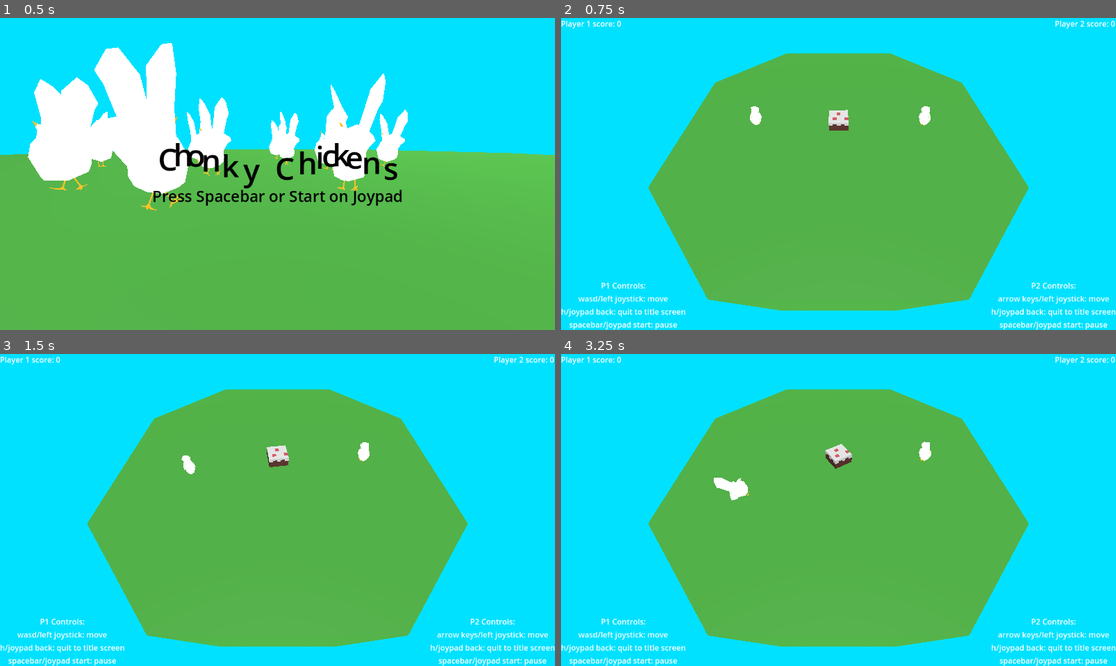
Above: before the commit, frames 1-4 (two rows, left to right).
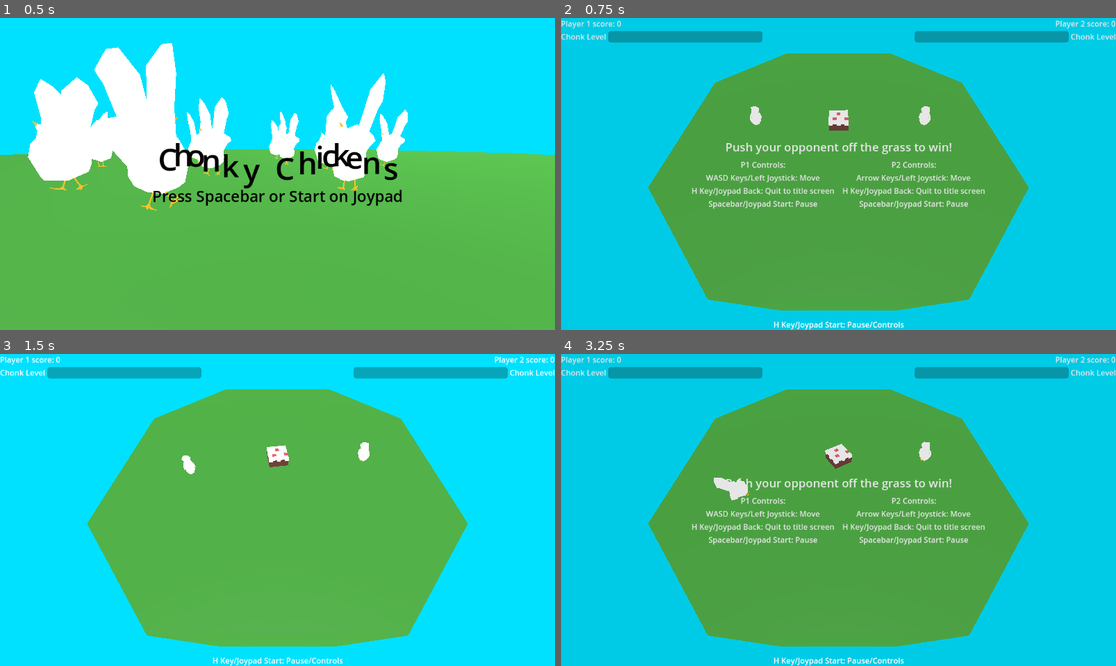
Above: after the commit, the same moments.

Repository: RudyFisher7/sumo_chickens
Game: Godot game, scene res://start_menu.tscn
Two runs of this game, one before a commit and one after it. Both use one fixed random seed, a clock stepped at 60 frames per second and the inputs below. Sound files missing from this copy of the repository are replaced by a short silence.
Inputs:
- Up to frame 1 (0.5 s): no input
- Up to frame 2 (0.75 s): tap Space at 0.5 s; hold D (ui_right) from 0.53 s (still down); hold Enter (ui_accept) from 0.53 s (still down)
- Up to frame 3 (1.5 s): release D (ui_right) at 1.28 s; release Enter (ui_accept) at 1.28 s; hold S (ui_down) from 1.28 s (still down); tap Enter (ui_accept) at 1.35 s
- Up to frame 4 (3.25 s): tap Enter (ui_accept) at 1.52, 1.82, 2.85, 3.02 s; release S (ui_down) at 2.03 s; hold D (ui_right) 2.03-2.78 s; hold Enter (ui_accept) 2.03-2.78 s; hold W (ui_up) from 2.78 s (still down)

Frame 1 is identical in both runs. In frame 2, 58% of the frame differs, in the area x 0-100%, y 0-100%; in frame 3, 4.1%; in frame 4, 58%.

Commit message:
progress bar. pause menu touch ups

Diff:
--- a/Chicken/chicken_3d.gd
+++ b/Chicken/chicken_3d.gd
@@ -1,5 +1,8 @@
 class_name Chicken3D
 extends CharacterBody3D
+
+
+signal chonk_level_increased(value: float)
 
 
 const SPEED: float = 10.0
@@ -22,7 +25,14 @@
 
 var _joypad_id: int = 0
 
-var sumo_size: float = 0.0
+var _sumo_size: float = 0.0
+var sumo_size: float:
+	set(value):
+		_sumo_size = value
+		chonk_level_increased.emit(value)
+	get:
+		return _sumo_size
+
 
 var _set_velocity: Vector3 = Vector3.ZERO
 var speed_x: float = 0.0
--- a/Chicken/chicken_tester_3d.tscn
+++ b/Chicken/chicken_tester_3d.tscn
@@ -51,6 +51,22 @@
 		get_tree().change_scene_to_file(\"res://start_menu.tscn\")
 "
 
+[sub_resource type="GDScript" id="GDScript_dtjpj"]
+script/source = "extends ProgressBar
+
+
+func _on_character_body_3d_chonk_level_increased(in_value: float) -> void:
+	value = in_value
+"
+
+[sub_resource type="GDScript" id="GDScript_e4tt6"]
+script/source = "extends ProgressBar
+
+
+func _on_character_body_3d_2_chonk_level_increased(in_value: float) -> void:
+	value = in_value
+"
+
 [sub_resource type="CylinderShape3D" id="CylinderShape3D_qk4mr"]
 height = 0.75
 
@@ -108,85 +124,78 @@
 grow_horizontal = 2
 grow_vertical = 2
 
-[node name="VBoxContainer" type="VBoxContainer" parent="Control"]
-layout_mode = 1
-anchors_preset = 2
-anchor_top = 1.0
-anchor_bottom = 1.0
-offset_top = -40.0
-offset_right = 40.0
-grow_vertical = 0
-
-[node name="Label" type="Label" parent="Control/VBoxContainer"]
+[node name="VBoxContainer5" type="VBoxContainer" parent="Control"]
+visible = false
+layout_mode = 1
+anchors_preset = 8
+anchor_left = 0.5
+anchor_top = 0.5
+anchor_right = 0.5
+anchor_bottom = 0.5
+offset_left = -261.0
+offset_top = -73.0
+offset_right = 261.0
+offset_bottom = 73.0
+grow_horizontal = 2
+grow_vertical = 2
+theme_override_constants/separation = 8
+
+[node name="Label" type="Label" parent="Control/VBoxContainer5"]
+layout_mode = 2
+theme_override_font_sizes/font_size = 24
+text = "Push your opponent off the grass to win!"
+horizontal_alignment = 1
+
+[node name="HBoxContainer" type="HBoxContainer" parent="Control/VBoxContainer5"]
+layout_mode = 2
+theme_override_constants/separation = 16
+alignment = 1
+
+[node name="VBoxContainer" type="VBoxContainer" parent="Control/VBoxContainer5/HBoxContainer"]
+layout_mode = 2
+
+[node name="Label" type="Label" parent="Control/VBoxContainer5/HBoxContainer/VBoxContainer"]
 layout_mode = 2
 text = "P1 Controls:"
 horizontal_alignment = 1
 
-[node name="Label3" type="Label" parent="Control/VBoxContainer"]
-layout_mode = 2
-text = "wasd/left joystick: move"
-horizontal_alignment = 1
-
-[node name="Label2" type="Label" parent="Control/VBoxContainer"]
-layout_mode = 2
-text = "h/joypad back: quit to title screen"
-horizontal_alignment = 1
-
-[node name="Label4" type="Label" parent="Control/VBoxContainer"]
-layout_mode = 2
-text = "spacebar/joypad start: pause"
-horizontal_alignment = 1
-
-[node name="VBoxContainer2" type="VBoxContainer" parent="Control"]
-layout_mode = 1
-anchors_preset = 3
-anchor_left = 1.0
-anchor_top = 1.0
-anchor_right = 1.0
-anchor_bottom = 1.0
-offset_left = -259.0
-offset_top = -86.0
-grow_horizontal = 0
-grow_vertical = 0
-
-[node name="Label" type="Label" parent="Control/VBoxContainer2"]
+[node name="Label3" type="Label" parent="Control/VBoxContainer5/HBoxContainer/VBoxContainer"]
+layout_mode = 2
+text = "WASD Keys/Left Joystick: Move"
+horizontal_alignment = 1
+
+[node name="Label2" type="Label" parent="Control/VBoxContainer5/HBoxContainer/VBoxContainer"]
+layout_mode = 2
+text = "H Key/Joypad Back: Quit to title screen"
+horizontal_alignment = 1
+
+[node name="Label4" type="Label" parent="Control/VBoxContainer5/HBoxContainer/VBoxContainer"]
+layout_mode = 2
+text = "Spacebar/Joypad Start: Pause"
+horizontal_alignment = 1
+
+[node name="VBoxContainer2" type="VBoxContainer" parent="Control/VBoxContainer5/HBoxContainer"]
+layout_mode = 2
+
+[node name="Label" type="Label" parent="Control/VBoxContainer5/HBoxContainer/VBoxContainer2"]
 layout_mode = 2
 text = "P2 Controls:"
 horizontal_alignment = 1
 
-[node name="Label3" type="Label" parent="Control/VBoxContainer2"]
-layout_mode = 2
-text = "arrow keys/left joystick: move"
-horizontal_alignment = 1
-
-[node name="Label2" type="Label" parent="Control/VBoxContainer2"]
-layout_mode = 2
-text = "h/joypad back: quit to title screen"
-horizontal_alignment = 1
-
-[node name="Label5" type="Label" parent="Control/VBoxContainer2"]
-layout_mode = 2
-text = "spacebar/joypad start: pause"
-horizontal_alignment = 1
-
-[node name="Label" type="Label" parent="Control"]
-layout_mode = 1
-offset_right = 127.0
-offset_bottom = 26.0
-text = "Player 1 Score: 0"
-script = ExtResource("7_a46ib")
-
-[node name="Label2" type="Label" parent="Control"]
-layout_mode = 1
-anchors_preset = 1
-anchor_left = 1.0
-anchor_right = 1.0
-offset_left = -127.0
-offset_bottom = 26.0
-grow_horizontal = 0
-text = "Player 2 Score: 0"
-script = ExtResource("7_a46ib")
-player_id = 1
+[node name="Label3" type="Label" parent="Control/VBoxContainer5/HBoxContainer/VBoxContainer2"]
+layout_mode = 2
+text = "Arrow Keys/Left Joystick: Move"
+horizontal_alignment = 1
+
+[node name="Label2" type="Label" parent="Control/VBoxContainer5/HBoxContainer/VBoxContainer2"]
+layout_mode = 2
+text = "H Key/Joypad Back: Quit to title screen"
+horizontal_alignment = 1
+
+[node name="Label5" type="Label" parent="Control/VBoxContainer5/HBoxContainer/VBoxContainer2"]
+layout_mode = 2
+text = "Spacebar/Joypad Start: Pause"
+horizontal_alignment = 1
 
 [node name="Label3" type="RichTextLabel" parent="Control"]
 process_mode = 3
@@ -211,6 +220,91 @@
 scroll_active = false
 script = SubResource("GDScript_8j44e")
 
+[node name="VBoxContainer3" type="VBoxContainer" parent="Control"]
+layout_mode = 0
+offset_right = 40.0
+offset_bottom = 40.0
+
+[node name="Label" type="Label" parent="Control/VBoxContainer3"]
+layout_mode = 2
+text = "Player 1 Score: 0"
+script = ExtResource("7_a46ib")
+
+[node name="HBoxContainer" type="HBoxContainer" parent="Control/VBoxContainer3"]
+layout_mode = 2
+
+[node name="Label2" type="Label" parent="Control/VBoxContainer3/HBoxContainer"]
+layout_mode = 2
+text = "Chonk Level"
+
+[node name="ProgressBar" type="ProgressBar" parent="Control/VBoxContainer3/HBoxContainer"]
+custom_minimum_size = Vector2(320, 24)
+layout_mode = 2
+min_value = 0.9
+max_value = 5.5
+value = 0.9
+show_percentage = false
+script = SubResource("GDScript_dtjpj")
+
+[node name="VBoxContainer4" type="VBoxContainer" parent="Control"]
+layout_mode = 1
+anchors_preset = 1
+anchor_left = 1.0
+anchor_right = 1.0
+offset_left = -320.0
+offset_bottom = 54.0
+grow_horizontal = 0
+
+[node name="Label2" type="Label" parent="Control/VBoxContainer4"]
+layout_mode = 2
+text = "Player 2 Score: 0"
+horizontal_alignment = 2
+script = ExtResource("7_a46ib")
+player_id = 1
+
+[node name="HBoxContainer" type="HBoxContainer" parent="Control/VBoxContainer4"]
+layout_mode = 2
+
+[node name="ProgressBar" type="ProgressBar" parent="Control/VBoxContainer4/HBoxContainer"]
+custom_minimum_size = Vector2(320, 24)
+layout_mode = 2
+min_value = 0.9
+max_value = 5.5
+value = 0.9
+show_percentage = false
+script = SubResource("GDScript_e4tt6")
+
+[node name="Label2" type="Label" parent="Control/VBoxContainer4/HBoxContainer"]
+layout_mode = 2
+text = "Chonk Level"
+horizontal_alignment = 2
+
+[node name="ColorRect" type="ColorRect" parent="Control"]
+visible = false
+layout_mode = 1
+anchors_preset = 15
+anchor_right = 1.0
+anchor_bottom = 1.0
+grow_horizontal = 2
+grow_vertical = 2
+color = Color(0, 0, 0, 0.0980392)
+
+[node name="Label" type="Label" parent="Control"]
+layout_mode = 1
+anchors_preset = 7
+anchor_left = 0.5
+anchor_top = 1.0
+anchor_right = 0.5
+anchor_bottom = 1.0
+offset_left = -20.0
+offset_top = -23.0
+offset_right = 20.0
+grow_horizontal = 2
+grow_vertical = 0
+text = "H Key/Joypad Start: Pause/Controls"
+horizontal_alignment = 1
+vertical_alignment = 1
+
 [node name="CharacterBody3D" type="CharacterBody3D" parent="."]
 transform = Transform3D(1, 0, 0, 0, 1, 0, 0, 0, 1, -4.29416, 0.00999999, 4.76837e-07)
 axis_lock_angular_x = true
@@ -264,5 +358,7 @@
 [node name="Timer" type="Timer" parent="FoodSpawner"]
 autostart = true
 
+[connection signal="chonk_level_increased" from="CharacterBody3D" to="Control/VBoxContainer3/HBoxContainer/ProgressBar" method="_on_character_body_3d_chonk_level_increased"]
+[connection signal="chonk_level_increased" from="CharacterBody3D2" to="Control/VBoxContainer4/HBoxContainer/ProgressBar" method="_on_character_body_3d_2_chonk_level_increased"]
 [connection signal="body_exited" from="Arena/Area3D" to="Arena/Area3D" method="_on_body_exited"]
 [connection signal="timeout" from="FoodSpawner/Timer" to="FoodSpawner" method="_on_timer_timeout"]
--- a/Chicken/pause_and_quit_handler.gd
+++ b/Chicken/pause_and_quit_handler.gd
@@ -13,6 +13,8 @@
 		%Area3D.body_exited.disconnect(%Area3D._on_body_exited) # This code is getting gross... I should clean this up after the jam
 		get_tree().change_scene_to_file("res://start_menu.tscn")
 	elif event.is_action_pressed("ui_accept"):
+		$"../Control/VBoxContainer5".visible = not $"../Control/VBoxContainer5".visible
+		$"../Control/ColorRect".visible = not $"../Control/ColorRect".visible
 		get_viewport().set_input_as_handled()
 		get_tree().paused = !get_tree().paused
 		print("paused %s" % get_tree().paused)
--- a/food.tscn
+++ b/food.tscn
@@ -1,5 +1,6 @@
-[gd_scene load_steps=5 format=3 uid="uid://dv34fpqlspeph"]
+[gd_scene load_steps=7 format=3 uid="uid://dv34fpqlspeph"]
 
+[ext_resource type="Texture2D" uid="uid://ba72d2knkqlhg" path="res://watermelon_3 Pallets_High_Res.png" id="1_0g5sv"]
 [ext_resource type="ArrayMesh" uid="uid://b3qxw8d67nmmm" path="res://cake_Cube.res" id="1_6xy0j"]
 [ext_resource type="AudioStream" uid="uid://qx7x3rawebg7" path="res://audio/Imbigger.mp3" id="1_g70yp"]
 
@@ -47,6 +48,10 @@
 
 [sub_resource type="SphereShape3D" id="SphereShape3D_75luc"]
 
+[sub_resource type="StandardMaterial3D" id="StandardMaterial3D_78546"]
+shading_mode = 0
+albedo_texture = ExtResource("1_0g5sv")
+
 [node name="Area3D" type="Area3D"]
 script = SubResource("GDScript_0qotw")
 
@@ -55,6 +60,7 @@
 
 [node name="MeshInstance3D" type="MeshInstance3D" parent="."]
 transform = Transform3D(0.5, 0, 0, 0, 0.5, 0, 0, 0, 0.5, 0, 0, 0)
+material_override = SubResource("StandardMaterial3D_78546")
 mesh = ExtResource("1_6xy0j")
 skeleton = NodePath("../CollisionShape3D")
 
Not shown: 1 places in Chicken/chicken_tester_3d.tscn that only renumber resources
Not shown, changed: export_presets.cfg
